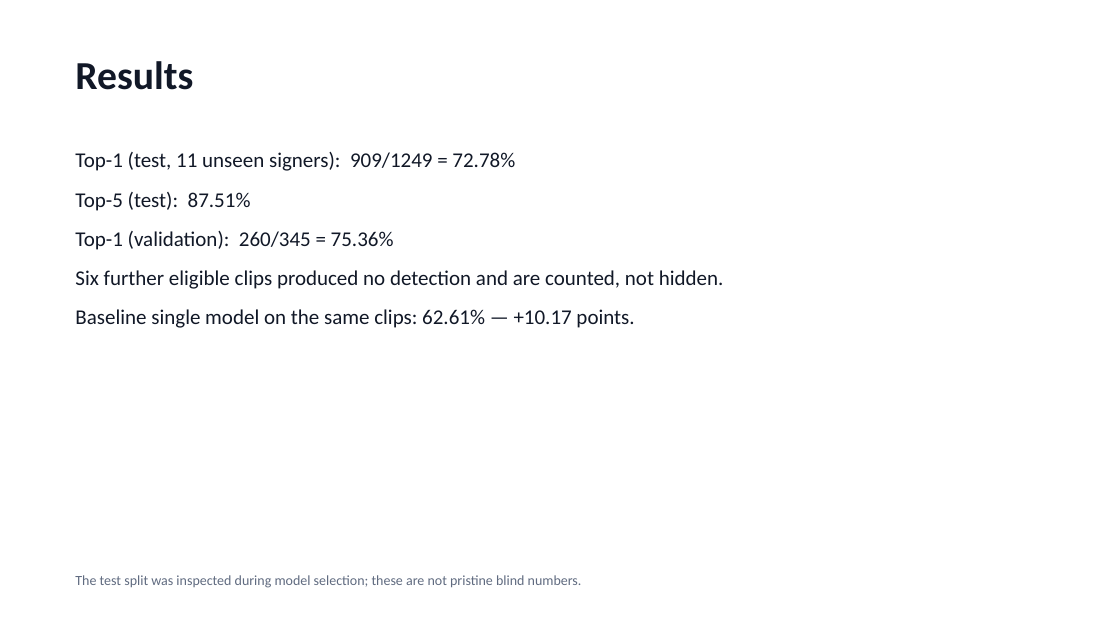
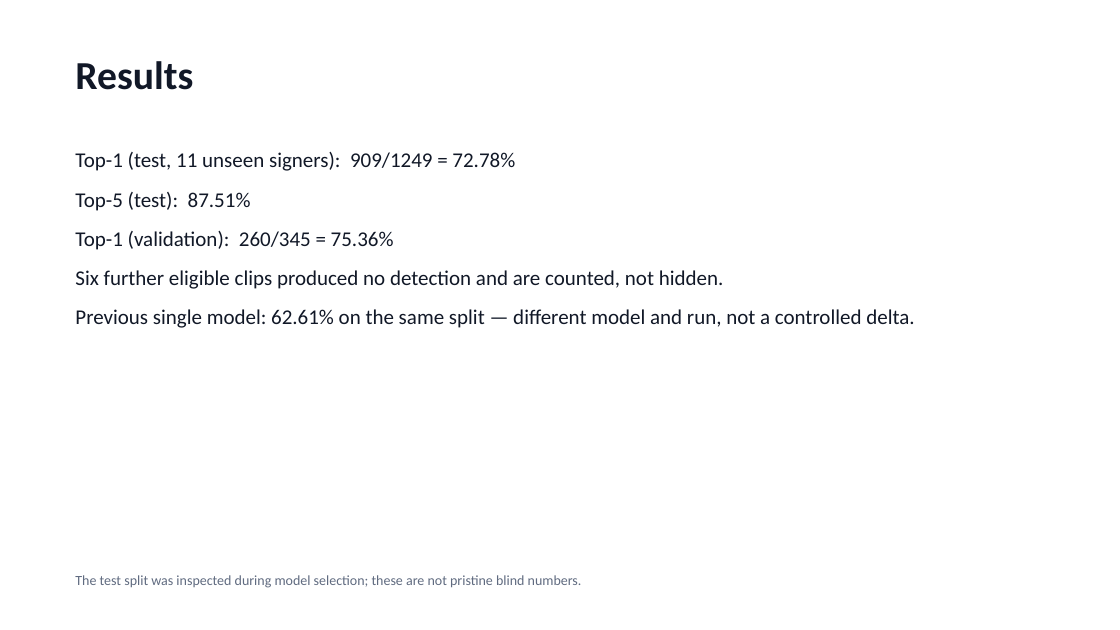
Before and after one commit to dev25bansal-ops/EchoGesture, a slide deck: slide 6 of docs/submission/EchoGesture_Submission.pptx. Drawn at 1120x630 pixels with LibreOffice and Linux fonts; fonts in the diff are those of the drawing. Boxes give left, top, right and bottom in pixels: in the first picture for what was removed or moved away, otherwise in the second. Text is boxed around its words. In the diff, an @@ line names an element or a change of style, - is before the commit and + after.

```diff
--- a/docs/submission/EchoGesture_Submission.pptx
+++ b/docs/submission/EchoGesture_Submission.pptx
@@ text at <box>75,309,914,328</box>: text changed @@
-Baseline single model on the same clips: 62.61% — +10.17 points.
+Previous single model: 62.61% on the same split — different model and run, not a controlled delta.
```
Also in this commit, not shown: 5 other slides changed, 48 other files.
